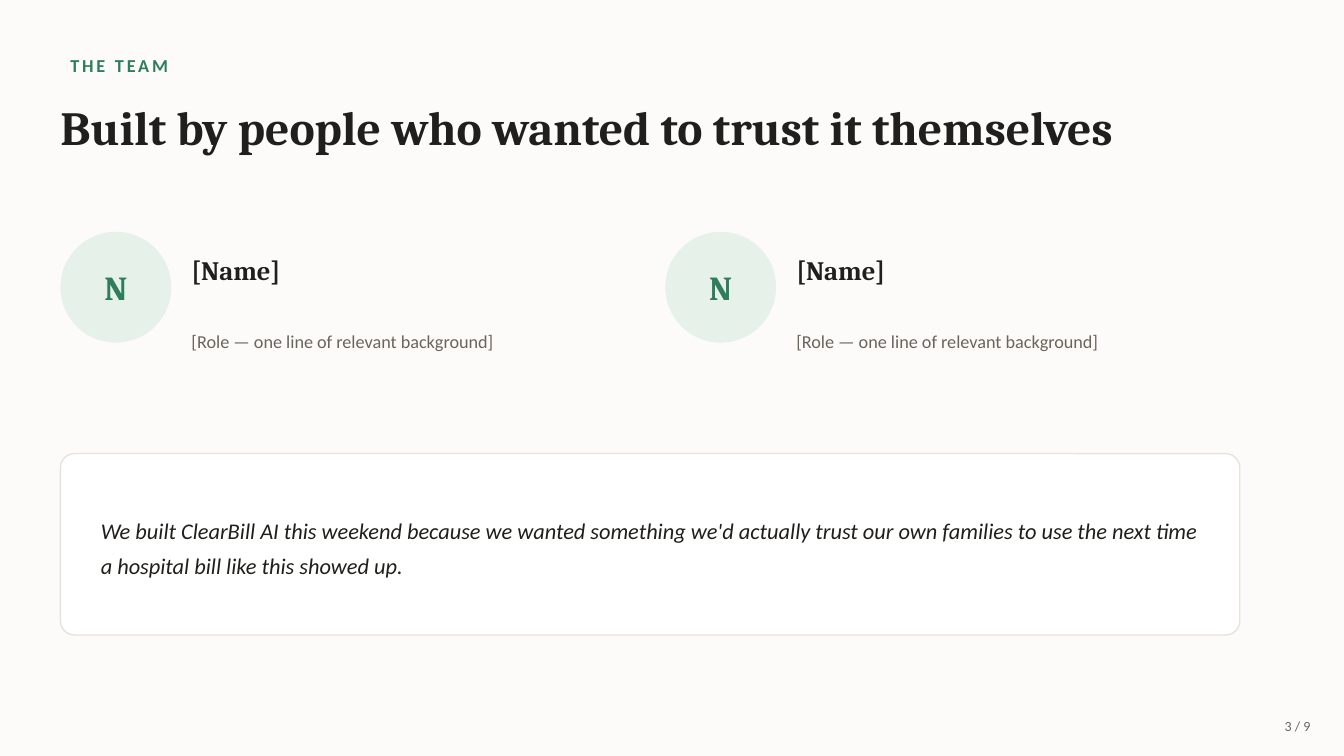
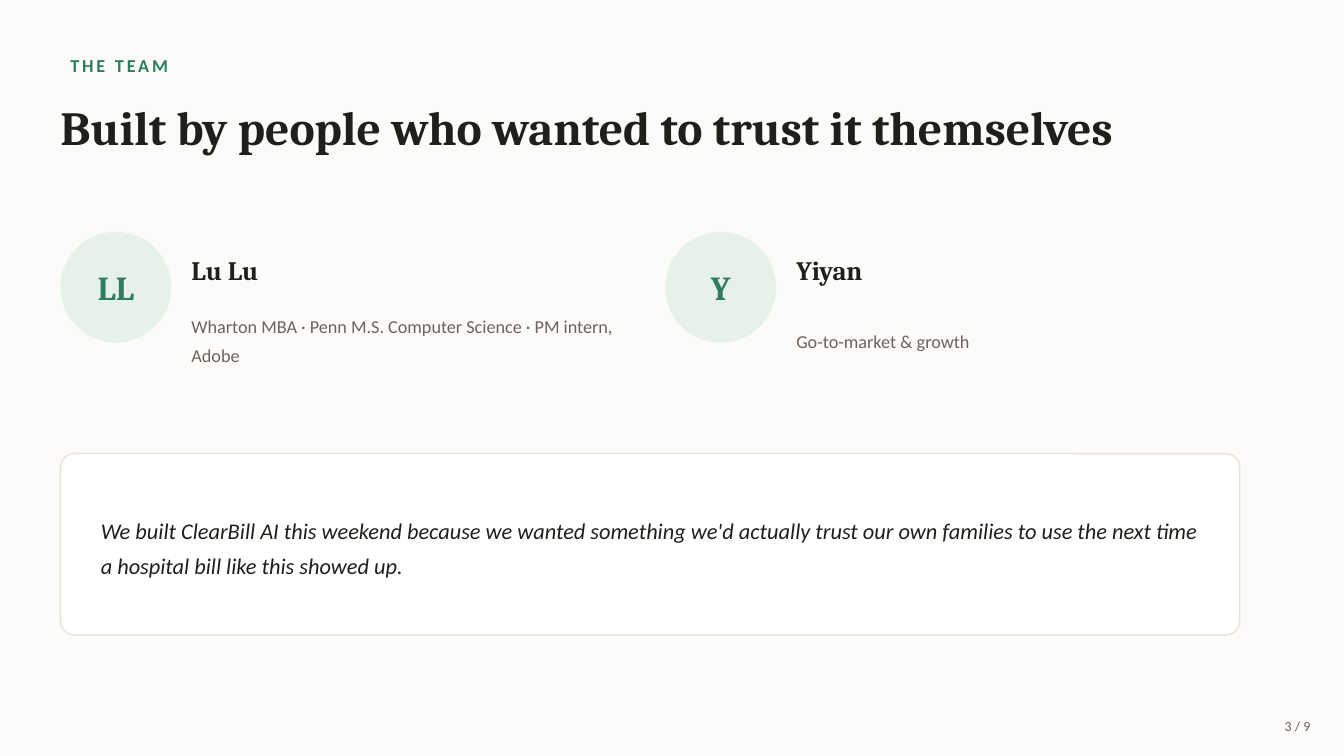
Before and after one commit to LuLu1016/clearbill-ai, a slide deck: slide 3 of pitch_deck/ClearBill_AI_Pitch_Deck.pptx. Drawn at 1344x756 pixels with LibreOffice and Linux fonts; fonts in the diff are those of the drawing. Boxes give left, top, right and bottom in pixels: in the first picture for what was removed or moved away, otherwise in the second. Text is boxed around its words. In the diff, an @@ line names an element or a change of style, - is before the commit and + after.

```diff
--- a/pitch_deck/ClearBill_AI_Pitch_Deck.pptx
+++ b/pitch_deck/ClearBill_AI_Pitch_Deck.pptx
@@ text at (x1=191, y1=262, x2=259, y2=280): text changed @@
-[Name]
+Lu Lu
@@ text at (x1=796, y1=261, x2=862, y2=286): text changed @@
-[Name]
+Yiyan
@@ text at (x1=98, y1=277, x2=134, y2=300): text changed @@
-N
+LL
@@ text at (x1=711, y1=277, x2=731, y2=300): text changed @@
-N
+Y
@@ text at (x1=191, y1=320, x2=613, y2=362): text changed @@
-[Role — one line of relevant background]
+Wharton MBA · Penn M.S. Computer Science · PM intern, Adobe
@@ text at (x1=796, y1=335, x2=970, y2=351): text changed @@
-[Role — one line of relevant background]
+Go-to-market & growth
```
Also in this commit, not shown: 1 other slide changed, 4 other files.
